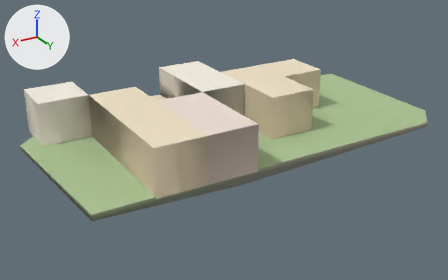
One commit to the glTF model godot_project/remake/sky/islands/SKY-056.lod2.glb: the scene before it, then after it.
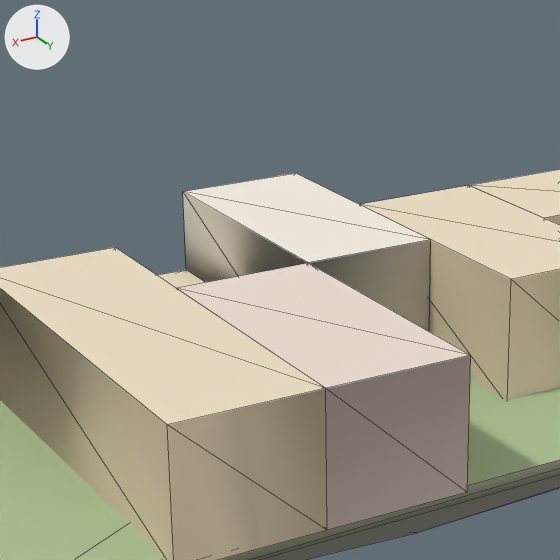
There are two pictures of each version: one whole from a 50 mm camera at (94.1, 157.2, 73.1) aimed at (-1.2, -1.5, -6.2), one close up on the part from 21% to 65% of the width and 0% to 70% of the height. Lighting does not change. The marker at upper left points along +X, +Y and +Z. The first two pictures are the older version. The close-ups show mesh edges as thin lines. Vertices at exactly the same position are counted once.

Names of what the first close-up shows: 'deck', 'rock', 'warren_hull'.
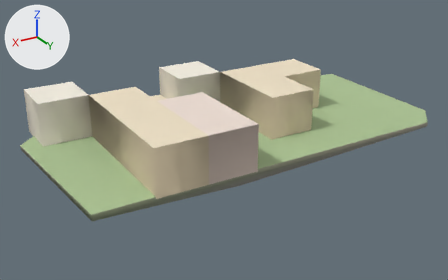
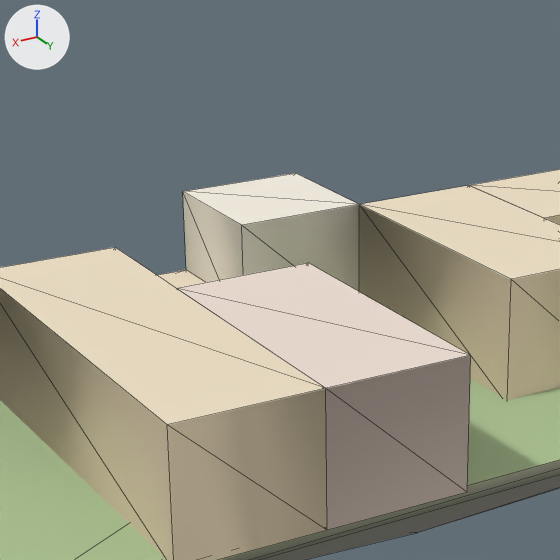
Location of each change, (x1, y1, x2, y2) in pixels of the close-ups (560 x 560 px; the box of a moved part takes in the faces that stretch with it):
part 1 of me_warren_hull, moved or reshaped
    before: (183, 173, 431, 331)
    after: (183, 173, 359, 292)

The change in detail:
me_warren_hull is used by ob_warren_hull; location (0.0, 0.0, 0.0).
me_warren_hull had 45 vertices, 70 faces and spanned x -36.0..54.0, y -27.0..33.0, z -0.5..13.2.
me_warren_hull now has 44 vertices, 70 faces and spans x -36.0..54.0, y -27.0..33.0, z -0.5..13.2.
Part 1, on me_warren_hull:
2 vertices are removed from x -6.0, y 3.0, z -0.5..13.2.
8 faces are deleted.
1 vertex is added at (9.0, -12.0, 13.2).
8 new faces join them.
